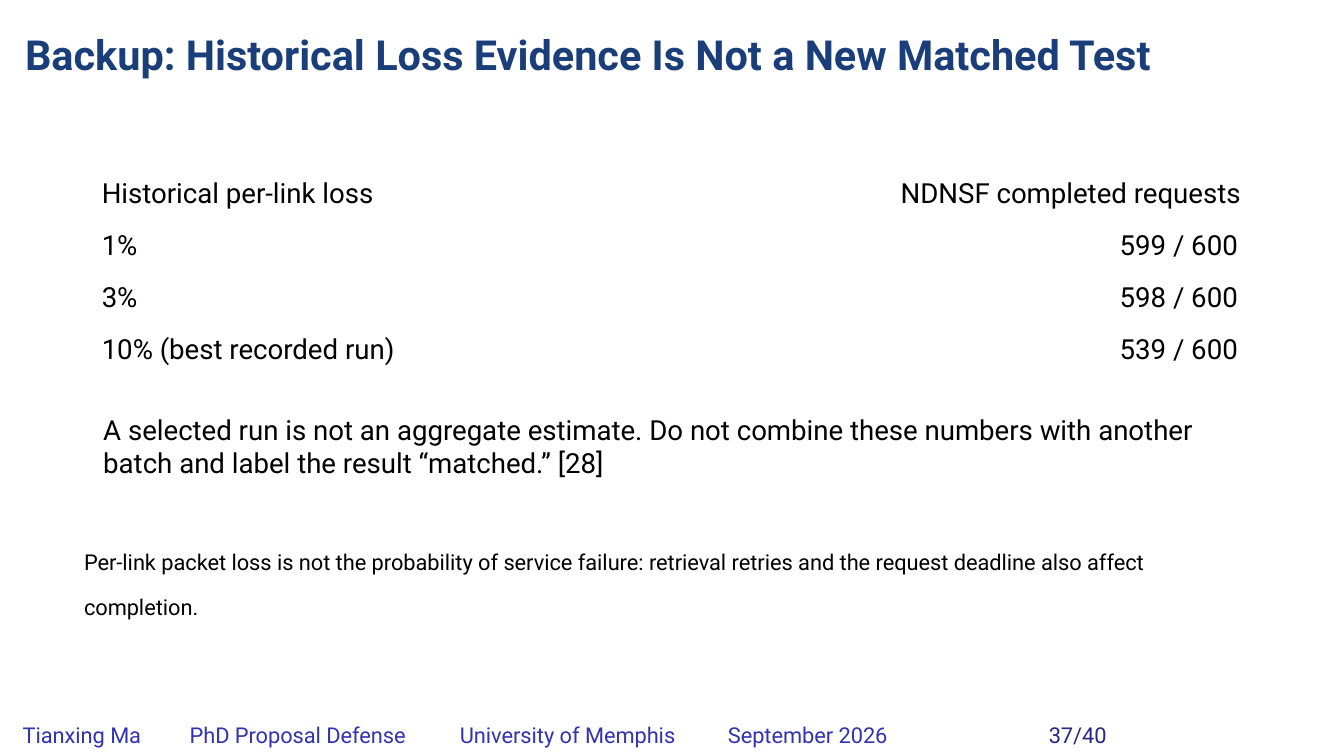
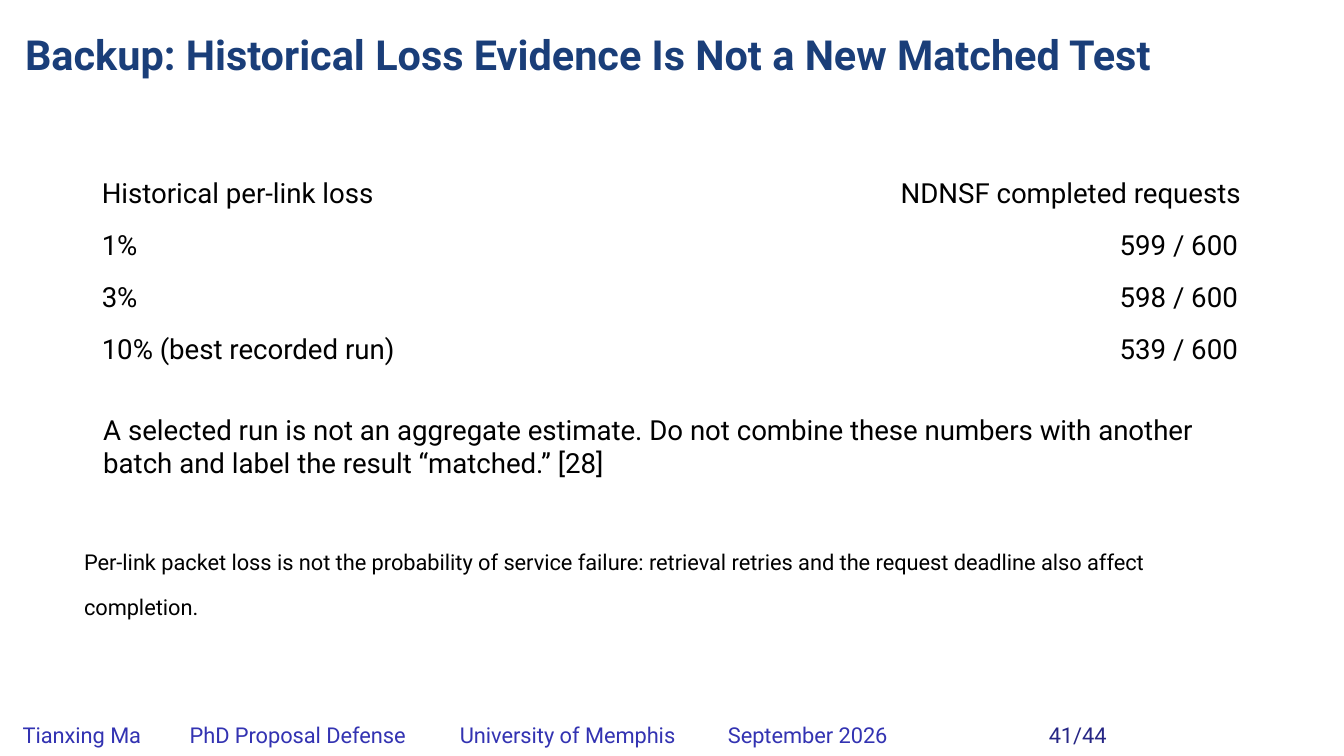
Before and after one commit to matianxing1992/NDN_Service_Framework, a slide deck: slide 41 of docs/PAPER/proposal-defense/slides/NDNSF_proposal_hybrid_editable.pptx (slide 37 before the commit). Drawn at 1344x756 pixels with LibreOffice and Linux fonts; fonts in the diff are those of the drawing; background and template pictures are left out. Boxes give left, top, right and bottom in pixels: in the first picture for what was removed or moved away, otherwise in the second. Text is boxed around its words. In the diff, an @@ line names an element or a change of style, - is before the commit and + after.

```diff
--- a/docs/PAPER/proposal-defense/slides/NDNSF_proposal_hybrid_editable.pptx
+++ b/docs/PAPER/proposal-defense/slides/NDNSF_proposal_hybrid_editable.pptx
@@ text at bbox=[1049, 727, 1107, 745]: text changed @@
-37/40
+41/44
```
Also in this commit, not shown: 36 other slides changed, 6 slides added, 2 slides removed, 24 other files.
